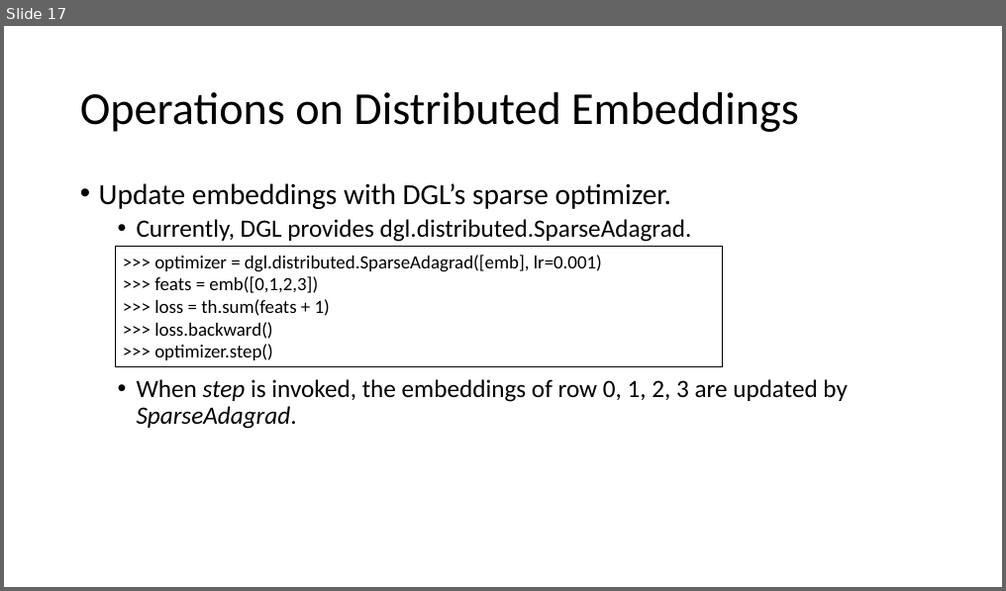
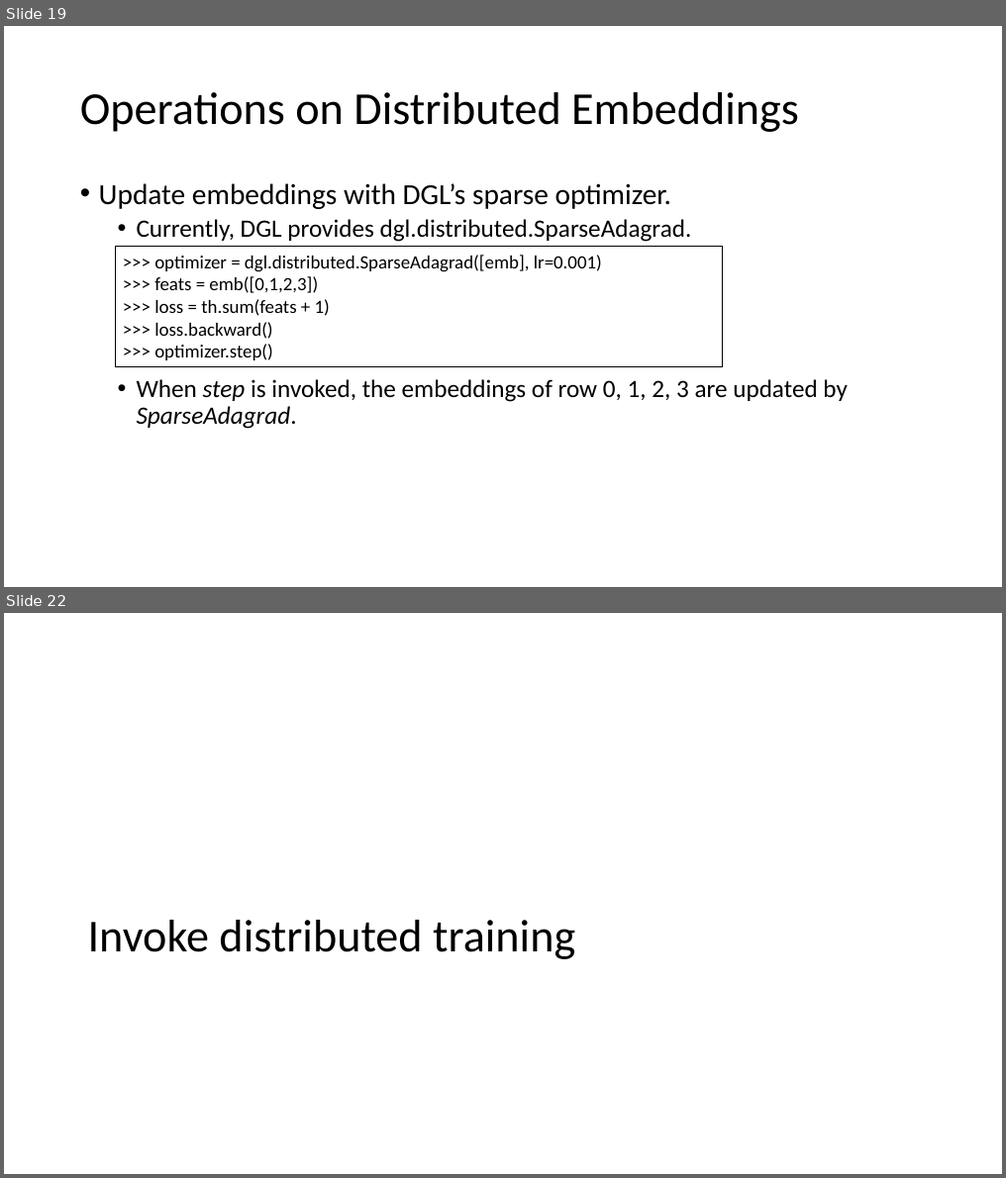
Before and after one commit to dglai/KDD20-Hands-on-Tutorial, a slide deck: 5-distributed/distributed training tutorial.pptx. Shown one above the other, each under a label of ours: slide 17 before the commit, slides 19 and 22 after it; the slides between them are not shown. The pictures are 1006x591 and 1006x1178 pixels, drawn with LibreOffice and Linux fonts; fonts in the diff are those of the drawing. Boxes give left, top, right and bottom in pixels: in the first picture for what was removed or moved away, otherwise in the second. Text is boxed around its words. In the diff, an @@ line names an element or a change of style, - is before the commit and + after.

```diff
--- a/5-distributed/distributed training tutorial.pptx
+++ b/5-distributed/distributed training tutorial.pptx
@@ slide 22 added at <box>4,613,1002,1174</box>, background #FFFFFF @@
@@ title added at <box>88,920,575,959</box>, 44 pt, text #000000 @@
+Invoke distributed training
@@ what was slide 17 is now slide 19 @@
```
Also in this commit, not shown: 11 slides changed, 4 other slides added, 1 slide removed.
